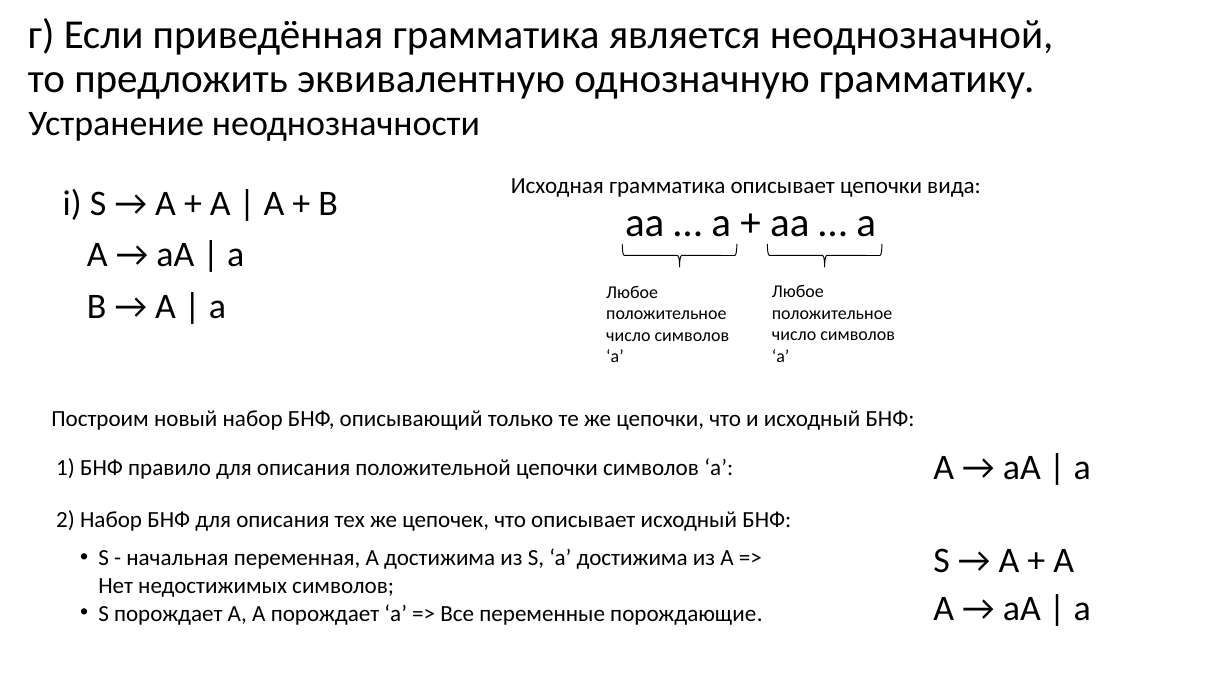
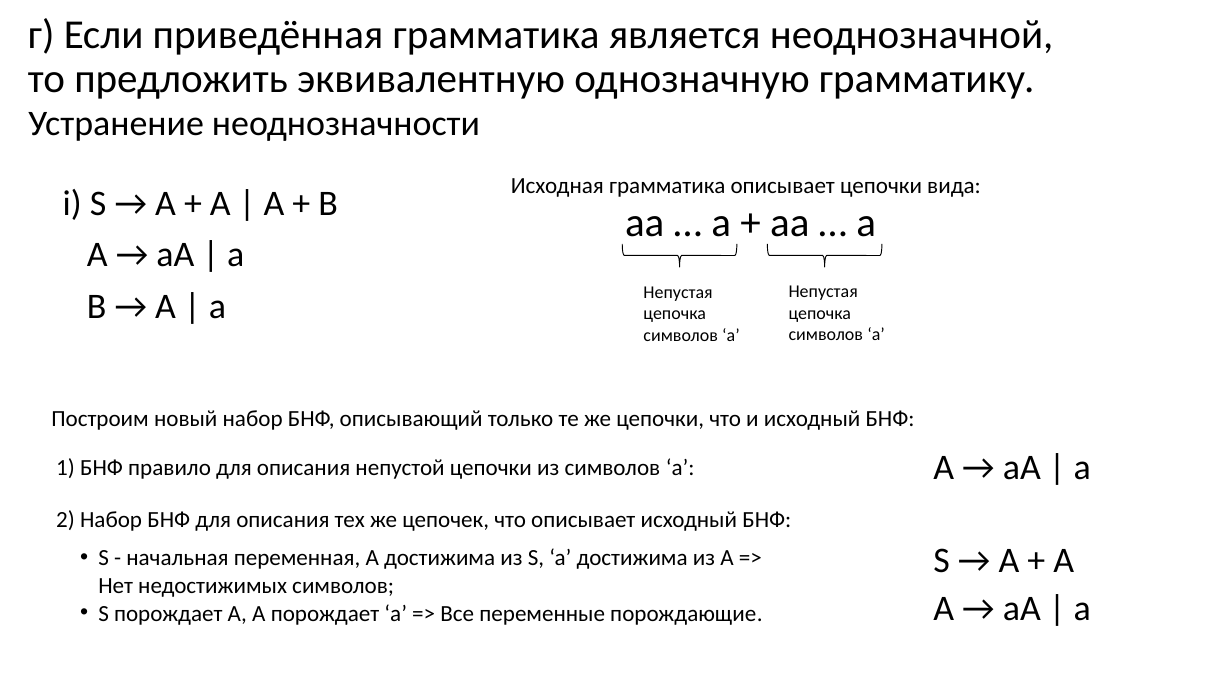
Before and after one commit to goddamnteam/korzun, a slide deck: slide 10 of task6.pptx. Drawn at 1232x693 pixels with LibreOffice and Linux fonts; fonts in the diff are those of the drawing. Boxes give left, top, right and bottom in pixels: in the first picture for what was removed or moved away, otherwise in the second. Text is boxed around its words. In the diff, an @@ line names an element or a change of style, - is before the commit and + after.

Commit message:
FINAL

```diff
--- a/task6.pptx
+++ b/task6.pptx
@@ text at [643, 286, 740, 341]: text changed @@
-Любое положительное число символов ‘a’
+Непустая цепочка символов ‘a’
@@ text at [789, 285, 885, 340]: text changed @@
-Любое положительное число символов ‘a’
+Непустая цепочка символов ‘a’
@@ text at [56, 458, 695, 479]: text changed @@
-1) БНФ правило для описания положительной цепочки символов ‘a’:
+1) БНФ правило для описания непустой цепочки из символов ‘a’:
```
Also in this commit, not shown: 2 other slides changed.
